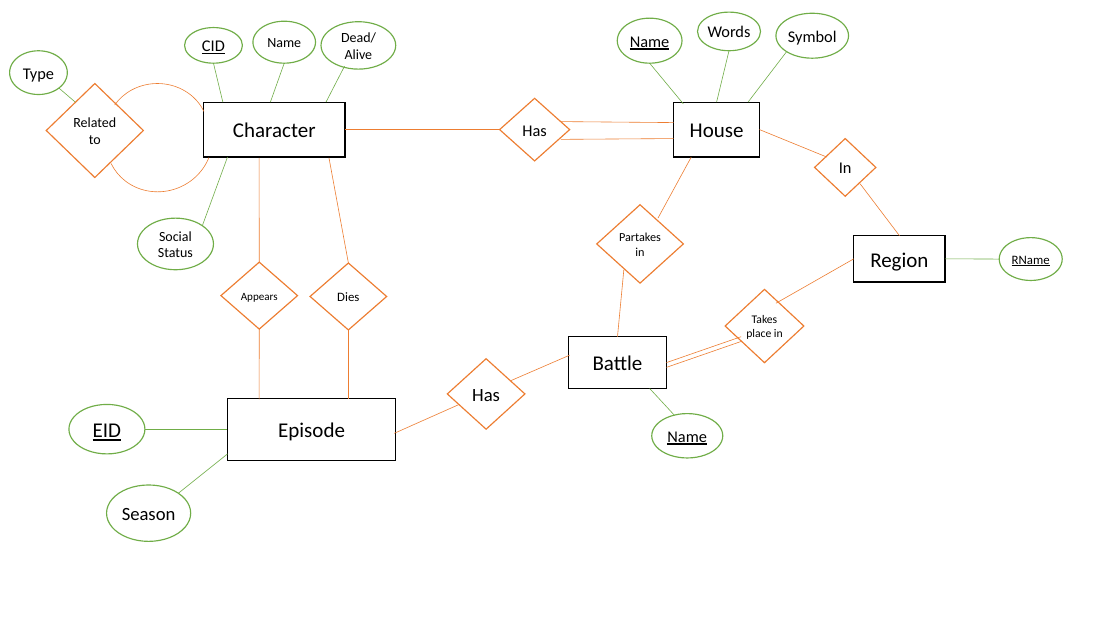
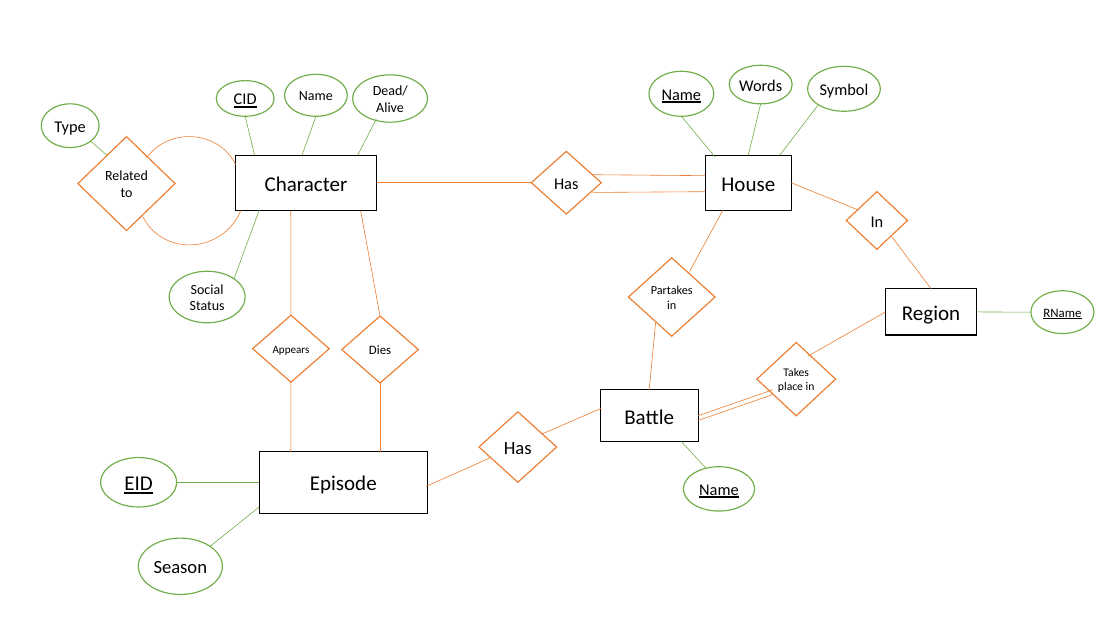
Before and after one commit to efronbs/GoTDatabase, a slide deck: slide 1 of ER.pptx. Drawn at 1120x630 pixels with LibreOffice and Linux fonts; fonts in the diff are those of the drawing. Boxes give left, top, right and bottom in pixels: in the first picture for what was removed or moved away, otherwise in the second. Text is boxed around its words. In the diff, an @@ line names an element or a change of style, - is before the commit and + after.

```diff
--- a/ER.pptx
+++ b/ER.pptx
@@ rectangle "Character": place and size @@
-rectangle "Character" at (204, 103, 345, 157)
+rectangle "Character" at (235, 155, 376, 210)
@@ rectangle "House": place and size @@
-rectangle "House" at (674, 103, 760, 157)
+rectangle "House" at (706, 155, 791, 210)
@@ 28 lines, 12 ellipses, 8 diamonds, 3 rectangles, 2 arc (boxed as its full ellipse)s: place and size @@
-28 lines, 12 ellipses, 8 diamonds, 3 rectangles, 2 arc (boxed as its full ellipse)s at (9, 12, 1063, 541)
+28 lines, 12 ellipses, 8 diamonds, 3 rectangles, 2 arc (boxed as its full ellipse)s at (41, 66, 1094, 595)
```
Also in this commit, not shown: 3 other files.
